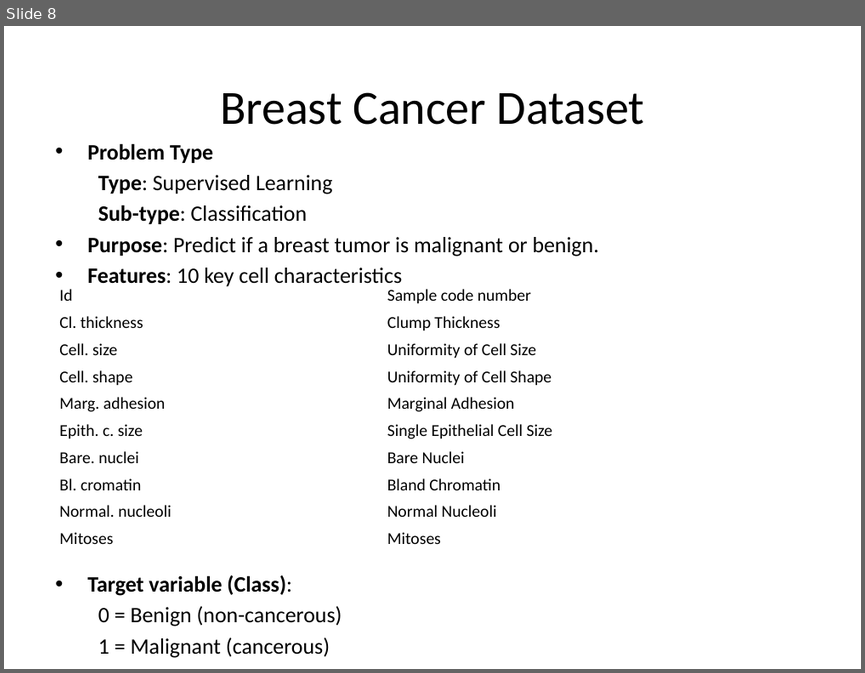
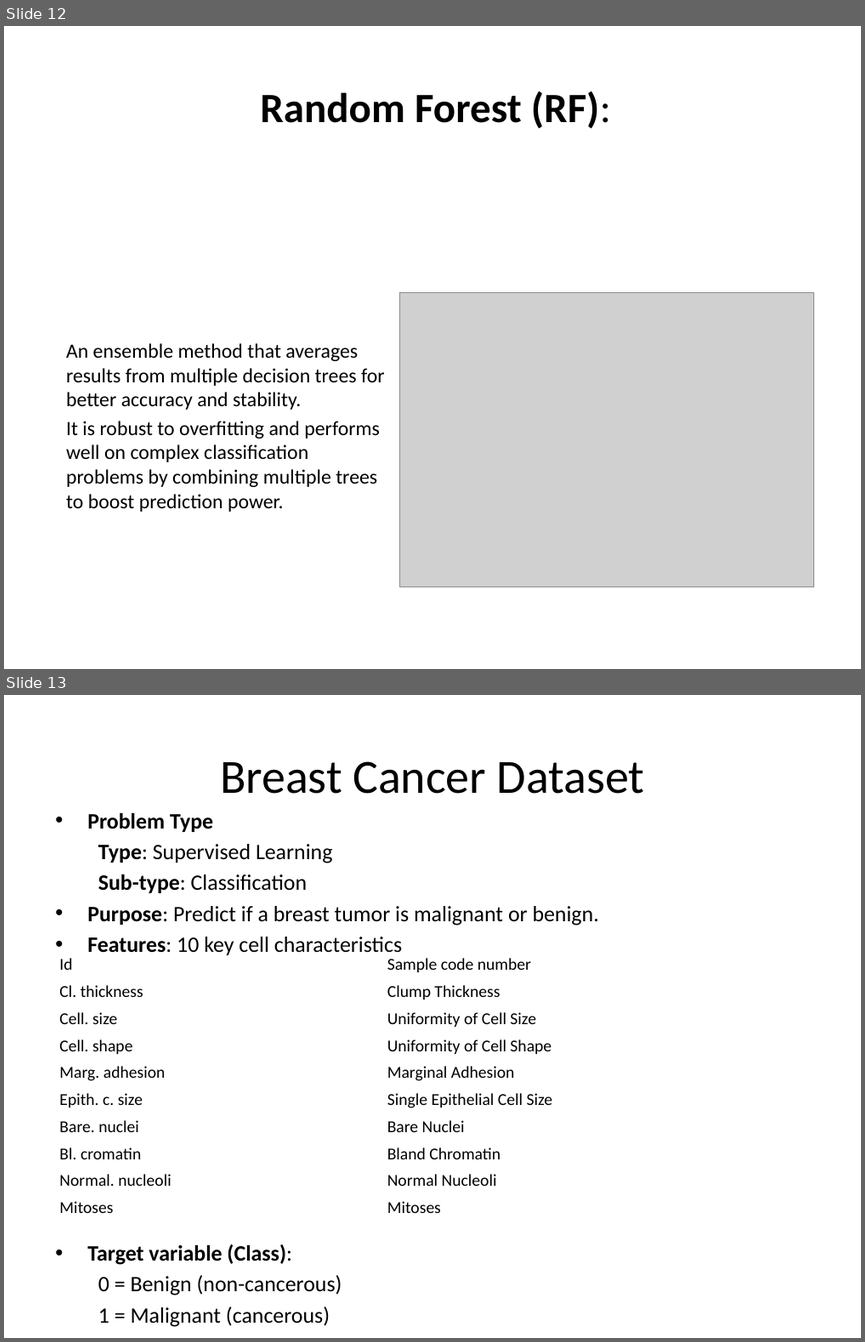
Before and after one commit to sraorao/ML_DL_intro_python_HT2025, a slide deck: Session_1_ML_DL_intro_python_MT2024.pptx. Shown one above the other, each under a label of ours: slide 8 before the commit, slides 12 and 13 after it. The pictures are 865x673 and 865x1342 pixels, drawn with LibreOffice and Linux fonts; fonts in the diff are those of the drawing; grey boxes stand for pictures. Boxes give left, top, right and bottom in pixels: in the first picture for what was removed or moved away, otherwise in the second. Text is boxed around its words. In the diff, an @@ line names an element or a change of style, - is before the commit and + after.

```diff
--- a/Session_1_ML_DL_intro_python_MT2024.pptx
+++ b/Session_1_ML_DL_intro_python_MT2024.pptx
@@ slide 12 added at <box>4,26,861,669</box>, background #FFFFFF @@
@@ rectangle added at <box>4,26,861,189</box>, fill #FFFFFF @@
@@ title added at <box>260,91,611,129</box>, 35 pt, text #000000, bold @@
+Random Forest (RF):
@@ picture added at <box>400,292,815,586</box> @@
@@ text added at <box>66,343,385,511</box>, 17 pt, text #000000 @@
+An ensemble method that averages results from multiple decision trees for better accuracy and stability.
+It is robust to overfitting and performs well on complex classification problems by combining multiple trees to boost prediction power.
@@ what was slide 8 is now slide 13 @@
```
Also in this commit, not shown: 8 slides changed, 11 other slides added.
